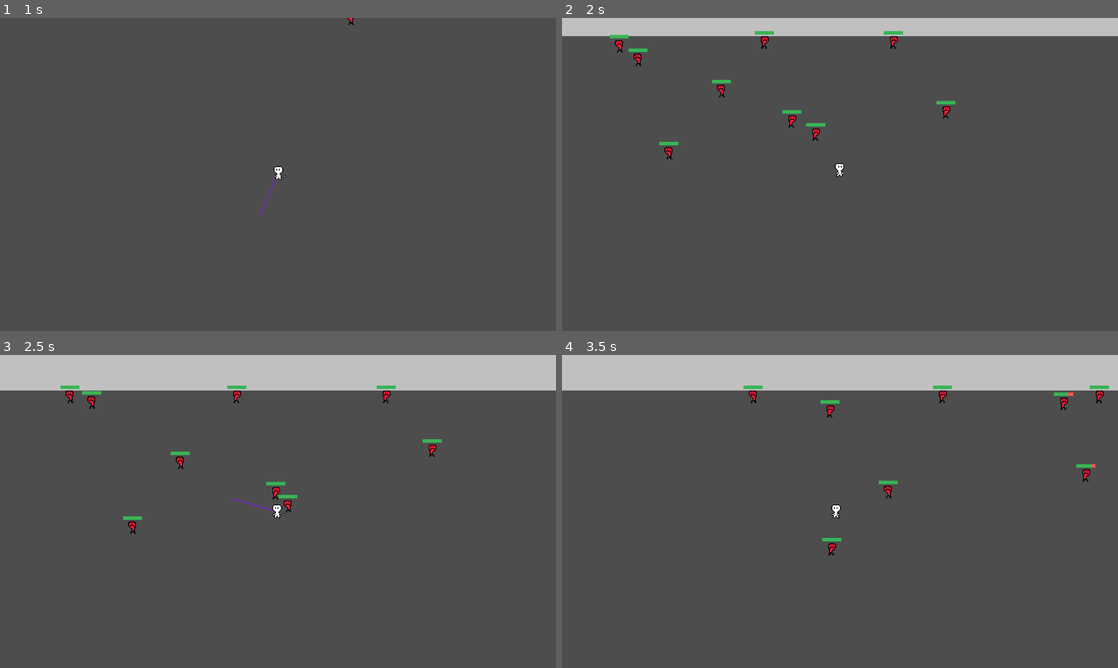
Above: before the commit, frames 1-4 (two rows, left to right).
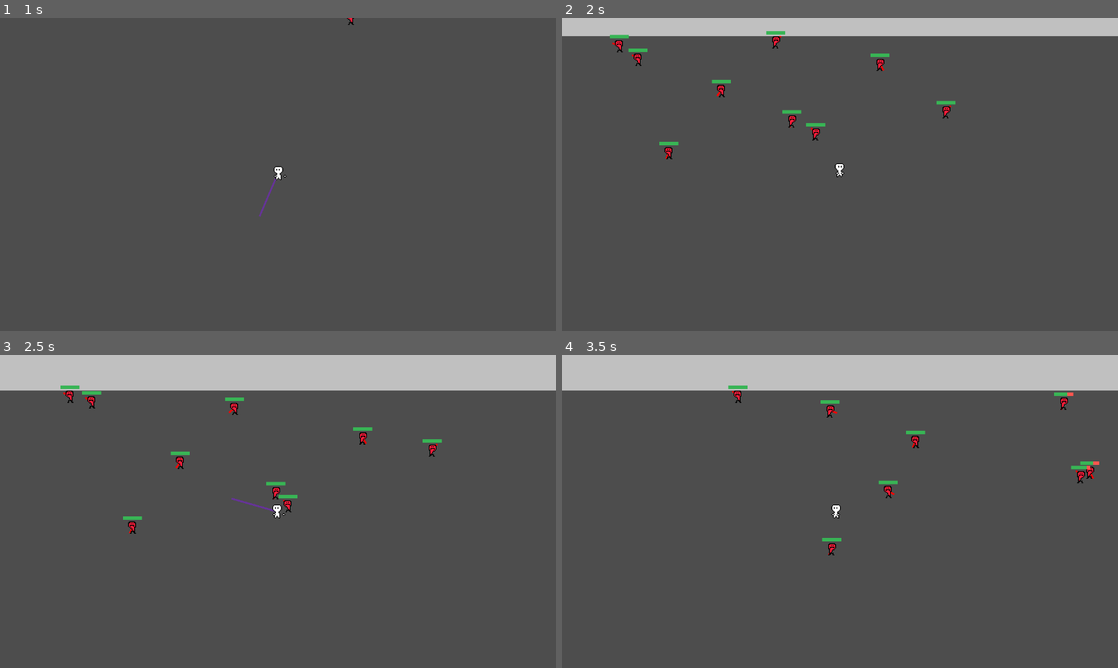
Above: after the commit, the same moments.

Repository: jelmersnippe/punching-game
Game: Godot game, scene res://main.tscn
The game is run twice, just before and just after one commit, with the same random seed, the same clock (stepped at 60 frames per second) and the same inputs.
Inputs (mouse positions are in pixels of both pictures, inside the frame that each line leads up to):
- Up to frame 1 (1 s): tap Enter at 0.5 s; move the mouse to (250, 237) at 0.52 s; press the mouse at (250, 237) at 0.53 s; hold W (move_up) from 0.53 s (still down)
- Up to frame 2 (2 s): keep holding W (move_up); move the mouse to (1006, 221) at 1.27 s; release the mouse at (1006, 221) at 1.28 s; click (1006, 221) at 1.35 s
- Up to frame 3 (2.5 s): move the mouse to (111, 464) at 2.02 s; release W (move_up) at 2.03 s; press the mouse at (111, 464) at 2.03 s; hold A (move_left) from 2.03 s (still down)
- Up to frame 4 (3.5 s): keep holding A (move_left); move the mouse to (867, 511) at 2.77 s; release the mouse at (867, 511) at 2.78 s; click (867, 511) at 2.85 s

Frame 1 is identical in both runs. In frame 2, 0.3% of the frame differs, in the area x 9-70%, y 4-46%; in frame 3, 0.3%; in frame 4, 0.6%, in the area x 29-99%, y 9-64%.

Commit message:
Add logic to keep enemy from wandering into walls

Diff:
--- a/arena.tres
+++ b/arena.tres
@@ -10,6 +10,6 @@
 0:0/0/physics_layer_0/polygon_0/points = PackedVector2Array(-8, -8, 8, -8, 8, 8, -8, 8)
 
 [resource]
-physics_layer_0/collision_layer = 15
-physics_layer_0/collision_mask = 15
+physics_layer_0/collision_layer = 2
+physics_layer_0/collision_mask = 0
 sources/0 = SubResource("TileSetAtlasSource_kdo2t")
--- a/enemy.gd
+++ b/enemy.gd
@@ -64,24 +64,34 @@
 	else:
 		match current_state:
 			State.WANDERING:
-				_wander_behavior()
+				_wander_behavior(delta)
 			State.FOLLOWING:
 				_follow_behavior()
 
 	move_and_slide()
 
+func _draw():
+	draw_line(Vector2(0, 0), $RayCast2D.target_position, Color.RED, 2)
+
 var wander_target: Vector2
-func _wander_behavior():
+func _wander_behavior(delta):
 	if target != null:
 		current_state = State.FOLLOWING
 		return
 
 	if position.distance_to(wander_target) < 2:
-		print(get_name() + " picking new wander target")
+		print(get_name() + " picking new wander target because reached destination")
 		wander_target = position + Vector2(randf_range(-wander_range.x, wander_range.x), randf_range(-wander_range.y, wander_range.y))
 
 	var direction = (wander_target - position).normalized()
+
 	velocity = direction * speed
+
+	$RayCast2D.target_position = velocity * delta * 10
+	queue_redraw()
+	if $RayCast2D.is_colliding():
+		print(get_name() + " picking new wander target because wall in front")
+		wander_target = position + Vector2(randf_range(-wander_range.x, wander_range.x), randf_range(-wander_range.y, wander_range.y))
 
 
 func _follow_behavior():
@@ -126,7 +136,6 @@
 		print(get_name() + " slowed to " + str(velocity))
 
 
-
 func _on_detection_range_body_entered(body):
 	if not body is Player:
 		return
--- a/enemy.tscn
+++ b/enemy.tscn
@@ -54,6 +54,7 @@
 shape = SubResource("RectangleShape2D_hk3ai")
 
 [node name="DetectionRange" type="Area2D" parent="."]
+collision_layer = 0
 
 [node name="CollisionShape2D" type="CollisionShape2D" parent="DetectionRange"]
 shape = SubResource("CircleShape2D_hc7r8")
